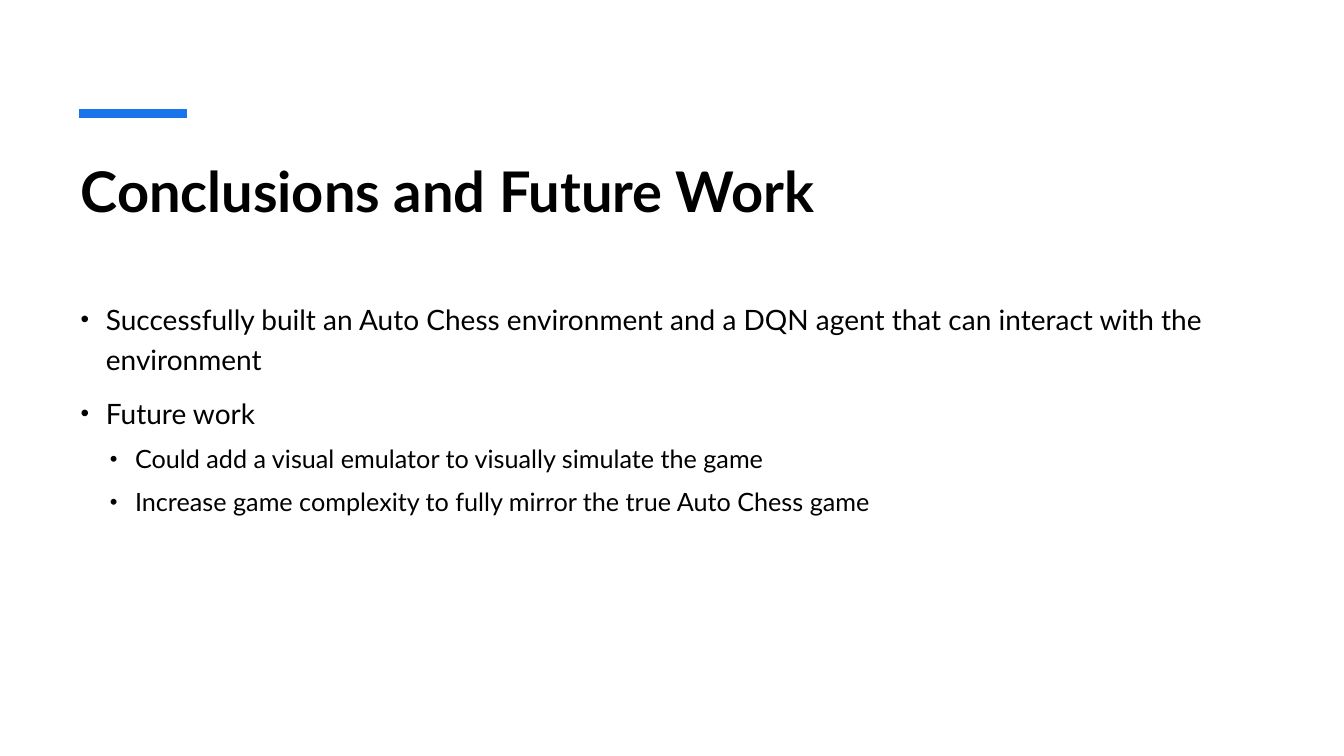
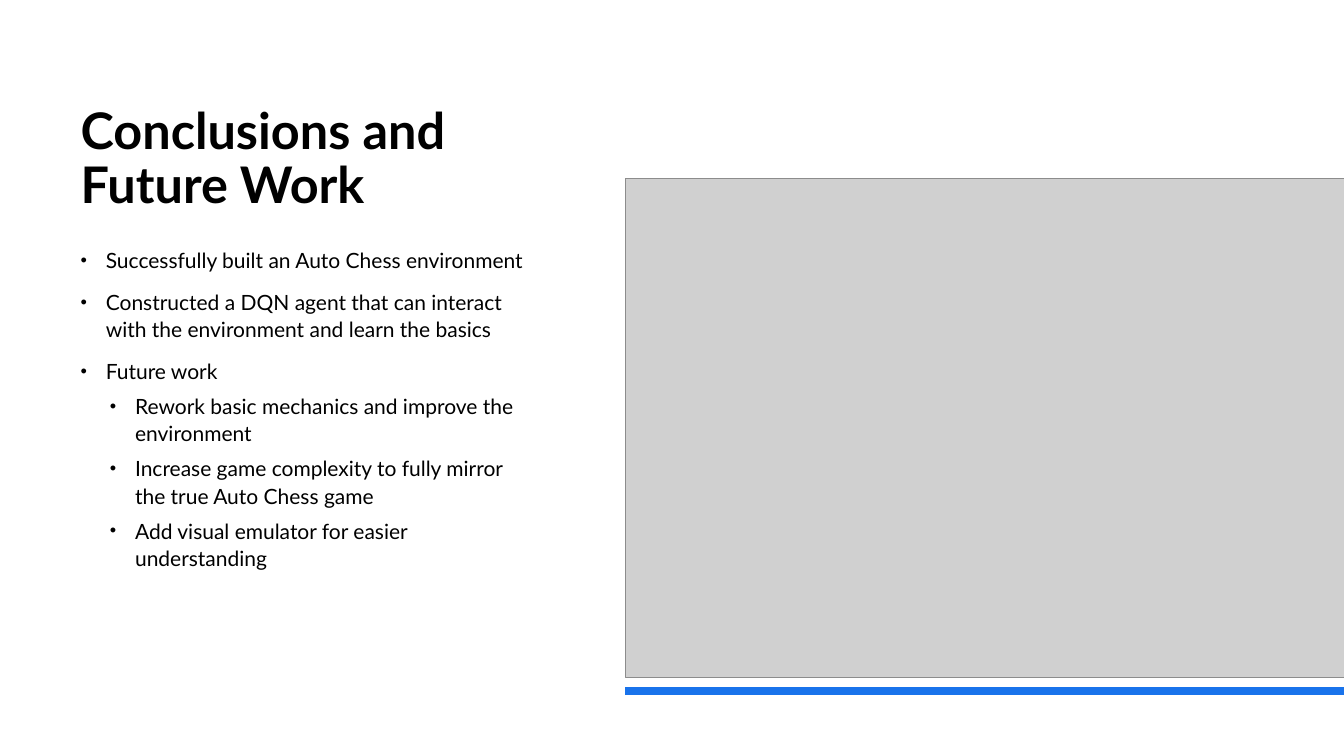
Before and after one commit to AGlebov-atbu/ds543-project, a slide deck: slide 7 of Documents/FinalPresentation.pptx. Drawn at 1344x756 pixels with LibreOffice and Linux fonts; fonts in the diff are those of the drawing; grey boxes stand for pictures. Boxes give left, top, right and bottom in pixels: in the first picture for what was removed or moved away, otherwise in the second. Text is boxed around its words. In the diff, an @@ line names an element or a change of style, - is before the commit and + after.

Commit message:
Updated FinalPresentation

```diff
--- a/Documents/FinalPresentation.pptx
+++ b/Documents/FinalPresentation.pptx
@@ title "Conclusions and Future Work": place and size @@
-title "Conclusions and Future Work" at [81, 170, 814, 213]
+title "Conclusions and Future Work" at [81, 111, 446, 204]
@@ title "Conclusions and Future Work" at [81, 111, 446, 204]: size 40 to 36 pt; line spacing 1 to 0.9 @@
@@ line removed from (79, 114) to (187, 114) @@
@@ picture added at [625, 178, 1344, 677] @@
@@ text "Successfully built an Auto Chess ...": place and size @@
-text "Successfully built an Auto Chess ..." at [106, 309, 1201, 516]
+text "Successfully built an Auto Chess ..." at [106, 252, 523, 570]
@@ text at [106, 252, 523, 337]: text changed; size 20 to 15 pt @@
-• Successfully built an Auto Chess environment and a DQN agent that can interact with the environment
+• Successfully built an Auto Chess environment
+• Constructed a DQN agent that can interact with the environment and learn the basics
@@ text at [106, 363, 503, 508]: size 20 to 15 pt in "Future work"; size 18 to 15 pt in "Increase game complexity to fully mirror the ..."; line spacing 1.2 to 1.1 @@
@@ text at [135, 398, 513, 441]: text changed; size 18 to 15 pt @@
-  • Could add a visual emulator to visually simulate the game
+  • Rework basic mechanics and improve the environment
@@ text at [135, 523, 407, 570]: paragraph added @@
+  • Add visual emulator for easier understanding
@@ line added from (625, 691) to (1344, 691), #1973EB 6 pt @@
```
Also in this commit, not shown: 5 other slides changed.
